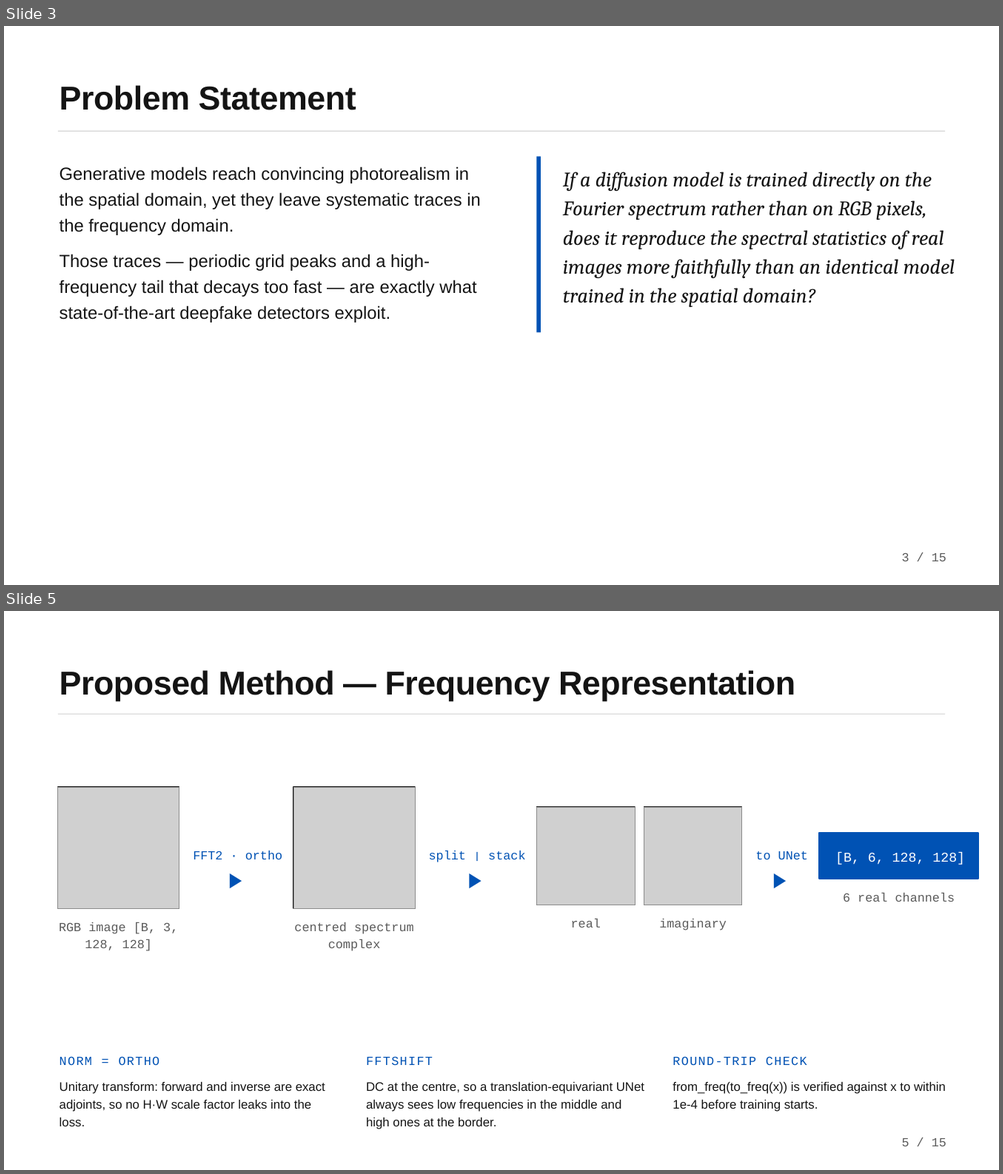
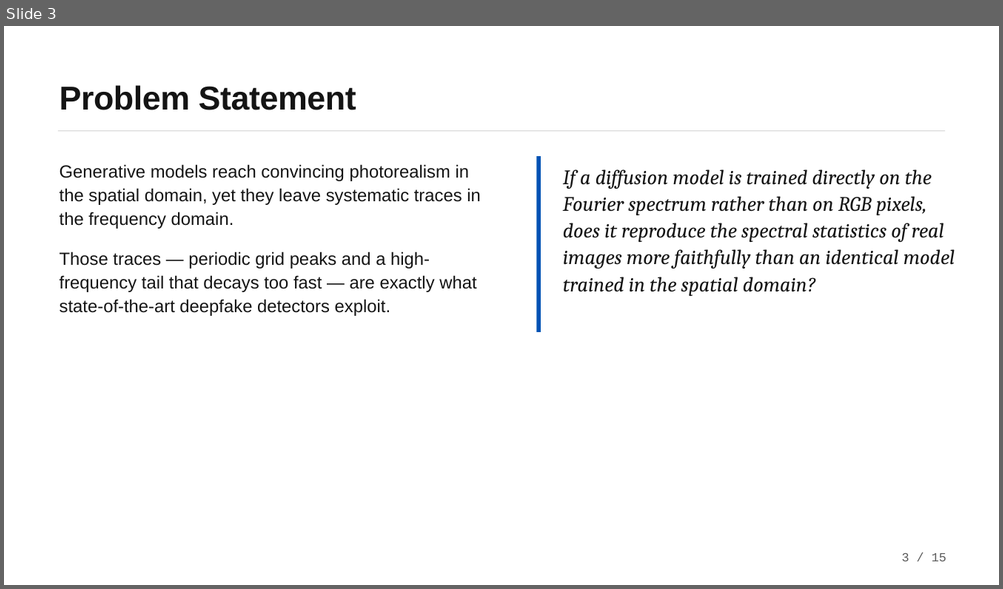
Before and after one commit to CiccioNos/cv-project6, a slide deck: Presentazione_Computer_Vision.pptx. Shown one above the other, each under a label of ours: slides 3 and 5 before the commit, slide 3 after it; the slides between them are not shown. The pictures are 1003x1174 and 1003x589 pixels, drawn with LibreOffice and Linux fonts; fonts in the diff are those of the drawing; grey boxes stand for pictures. Boxes give left, top, right and bottom in pixels: in the first picture for what was removed or moved away, otherwise in the second. Text is boxed around its words. In the diff, an @@ line names an element or a change of style, - is before the commit and + after.

```diff
--- a/Presentazione_Computer_Vision.pptx
+++ b/Presentazione_Computer_Vision.pptx
@@ slide 5 removed at (4, 611, 999, 1170), background #FFFFFF @@
@@ text removed at (60, 670, 795, 701) @@
-Proposed Method — Frequency Representation
@@ rectangle removed at (58, 713, 945, 715) @@
@@ rectangle removed at (58, 787, 179, 908) @@
@@ picture removed at (58, 787, 179, 908) @@
@@ rectangle removed at (293, 787, 415, 908) @@
@@ picture removed at (293, 787, 415, 908) @@
@@ rectangle removed at (537, 807, 634, 905) @@
@@ picture removed at (537, 807, 634, 905) @@
@@ rectangle removed at (643, 807, 742, 905) @@
@@ picture removed at (643, 807, 742, 905) @@
@@ text removed at (193, 851, 282, 860) @@
-FFT2 · ortho
@@ text removed at (429, 851, 525, 863) @@
-split ‖ stack
@@ text removed at (755, 851, 808, 860) @@
-to UNet
@@ rectangle removed at (819, 833, 978, 879) @@
@@ text removed at (835, 852, 965, 865) @@
-[B, 6, 128, 128]
@@ text removed at (227, 868, 250, 891) @@
-▶
@@ text removed at (466, 868, 489, 891) @@
-▶
@@ text removed at (771, 868, 794, 891) @@
-▶
@@ text removed at (842, 893, 955, 902) @@
-6 real channels
@@ text removed at (571, 919, 600, 928) @@
-real
@@ text removed at (659, 919, 726, 931) @@
-imaginary
@@ text removed at (59, 923, 178, 951) @@
-RGB image [B, 3, 128, 128]
@@ text removed at (294, 923, 414, 951) @@
-centred spectrum complex
@@ text removed at (60, 1056, 160, 1065) @@
-NORM = ORTHO
@@ text removed at (366, 1056, 432, 1065) @@
-FFTSHIFT
@@ text removed at (672, 1056, 807, 1065) @@
-ROUND-TRIP CHECK
@@ text removed at (60, 1082, 325, 1127) @@
-Unitary transform: forward and inverse are exact adjoints, so no H·W scale factor leaks into the loss.
@@ text removed at (366, 1082, 644, 1130) @@
-DC at the centre, so a translation-equivariant UNet always sees low frequencies in the middle and high ones at the border.
@@ text removed at (672, 1082, 945, 1112) @@
-from_freq(to_freq(x)) is verified against x to within 1e-4 before training starts.
@@ text removed at (902, 1139, 946, 1147) @@
-5 / 15
@@ slide 3 changed as well @@
@@ text "Generative models reach convincing photorealism ..." at (60, 164, 481, 229): line spacing 1.22 to 1.12 @@
@@ text "If a diffusion model is ..." at (563, 170, 954, 296): line spacing 1.17 to 1.09 @@
@@ text "Those traces — periodic grid ..." at (60, 252, 476, 316): line spacing 1.22 to 1.12 @@
```
Also in this commit, not shown: 12 other slides changed, 2 slides added, 1 other slide removed, 2 other files.
